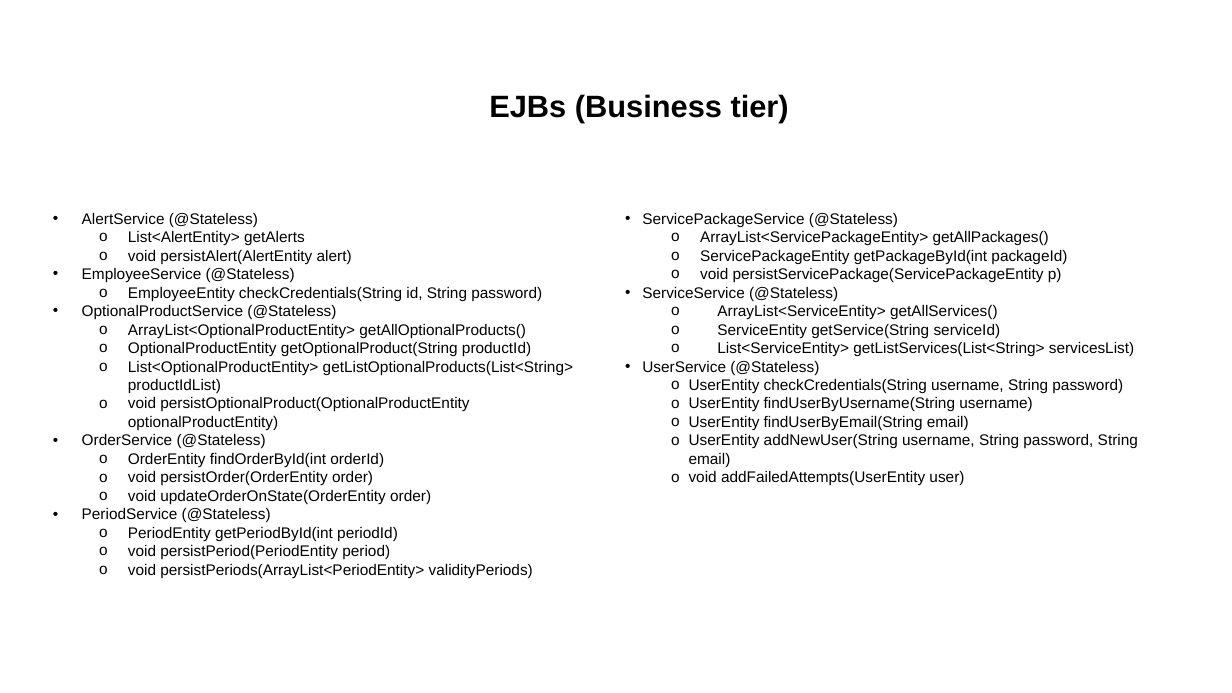
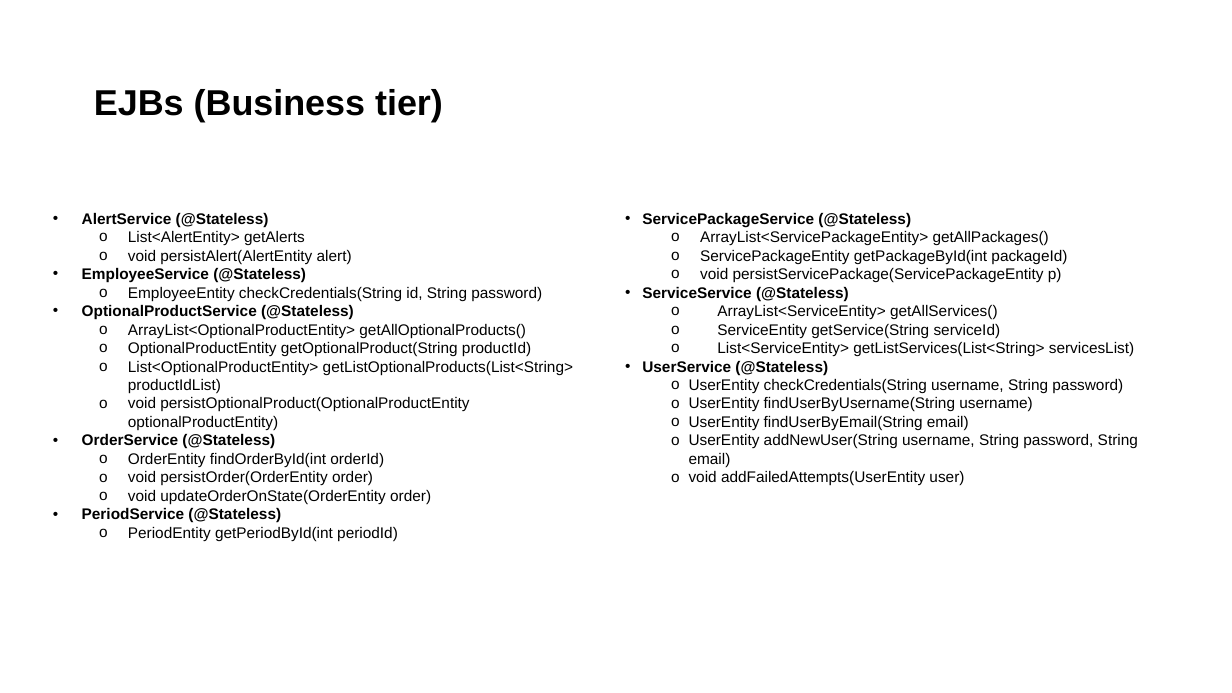
Before and after one commit to priscia99/databases-2-project, a slide deck: slide 55 of Deliverables/Report/Report.pptx. Drawn at 1232x693 pixels with LibreOffice and Linux fonts; fonts in the diff are those of the drawing. Boxes give left, top, right and bottom in pixels: in the first picture for what was removed or moved away, otherwise in the second. Text is boxed around its words. In the diff, an @@ line names an element or a change of style, - is before the commit and + after.

```diff
--- a/Deliverables/Report/Report.pptx
+++ b/Deliverables/Report/Report.pptx
@@ text "EJBs (Business tier)" at box(94, 89, 443, 122): size 24 to 28 pt; alignment centre to left; list level 2 to 1 in "EJBs (Business tier)"; line spacing 1.07 to 0.9 @@
@@ text at box(82, 213, 354, 523): bold on in "AlertService (@Stateless)", "EmployeeService (@Stateless)", "OptionalProductService (@Stateless)", "OrderService (@Stateless)" and 1 more places @@
@@ text at box(642, 213, 911, 375): bold on in "ServicePackageService (@Stateless)", "ServiceService (@Stateless)", "UserService (@Stateless)" @@
@@ text at box(128, 545, 533, 578): paragraphs removed @@
-  o void persistPeriod(PeriodEntity period)
-  o void persistPeriods(ArrayList<PeriodEntity> validityPeriods)
```
Also in this commit, not shown: 28 other slides changed, 6 other files.
